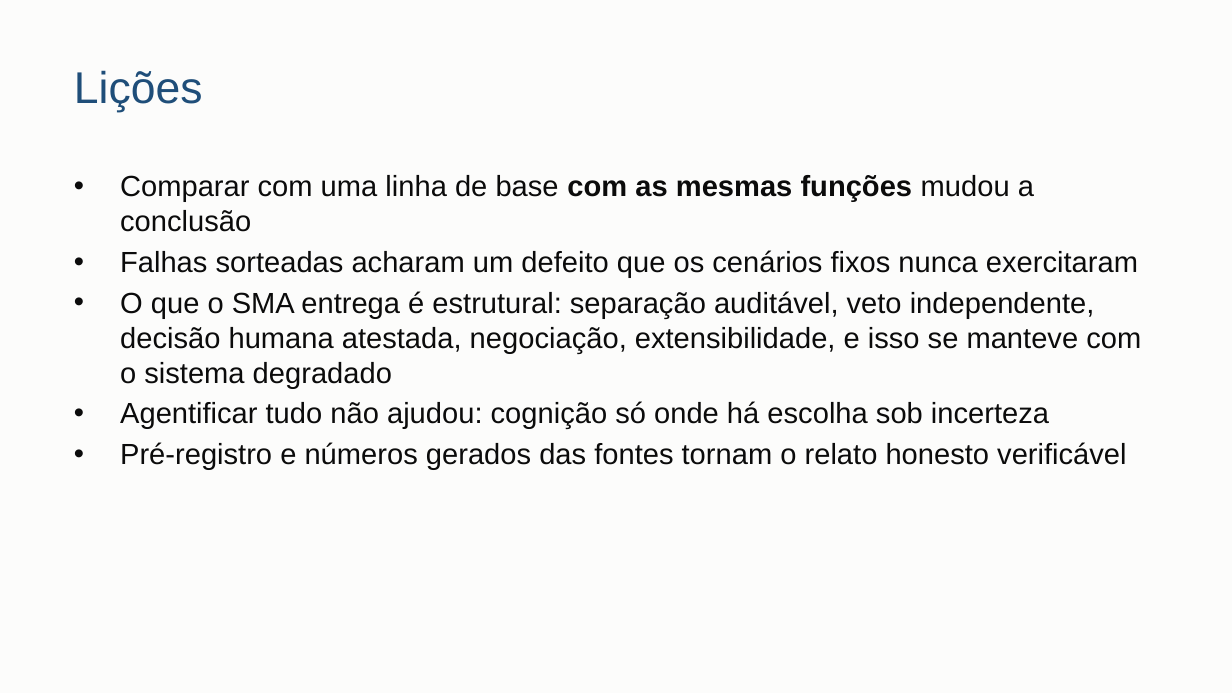
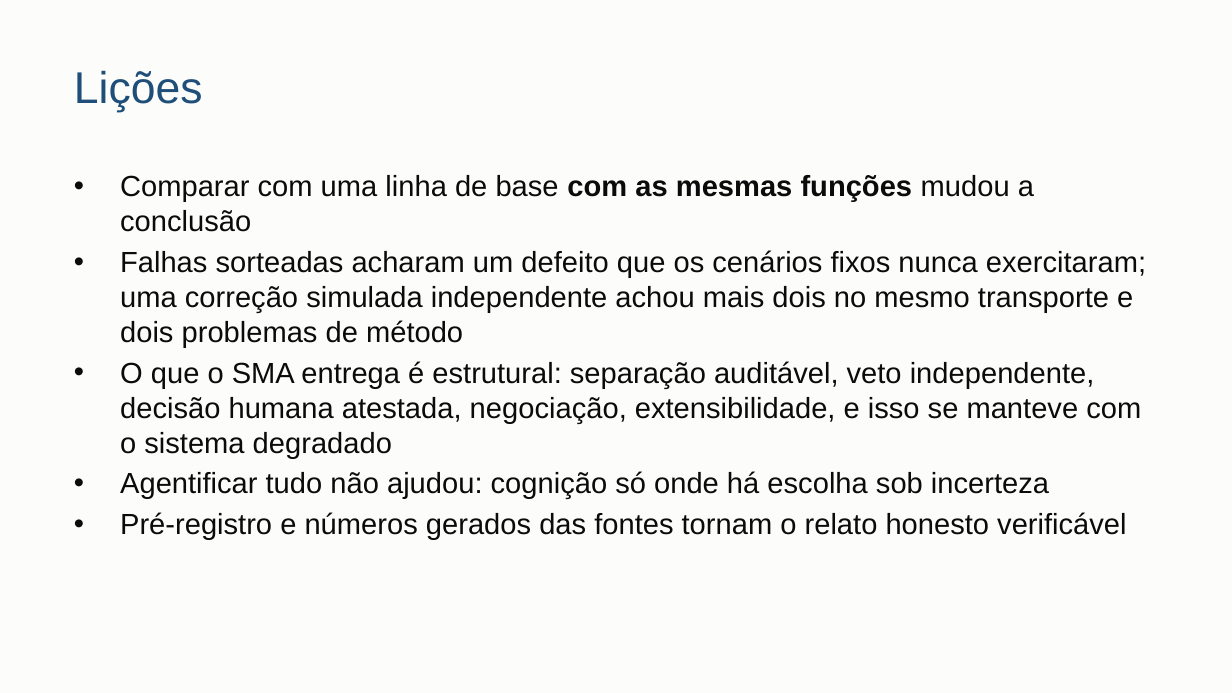
Before and after one commit to danrley-ribeiro/fin-dept-multiagents-project, a slide deck: slide 15 of entregas/dsm4/apresentacao/DSM4-apresentacao.pptx (slide 14 before the commit). Drawn at 1232x693 pixels with LibreOffice and Linux fonts; fonts in the diff are those of the drawing. Boxes give left, top, right and bottom in pixels: in the first picture for what was removed or moved away, otherwise in the second. Text is boxed around its words. In the diff, an @@ line names an element or a change of style, - is before the commit and + after.

```diff
--- a/entregas/dsm4/apresentacao/DSM4-apresentacao.pptx
+++ b/entregas/dsm4/apresentacao/DSM4-apresentacao.pptx
@@ text at (120,250,1146,347): text changed @@
-• Falhas sorteadas acharam um defeito que os cenários fixos nunca exercitaram
+• Falhas sorteadas acharam um defeito que os cenários fixos nunca exercitaram; uma correção simulada independente achou mais dois no mesmo transporte e dois problemas de método
```
Also in this commit, not shown: 3 other slides changed, 1 slide added.
